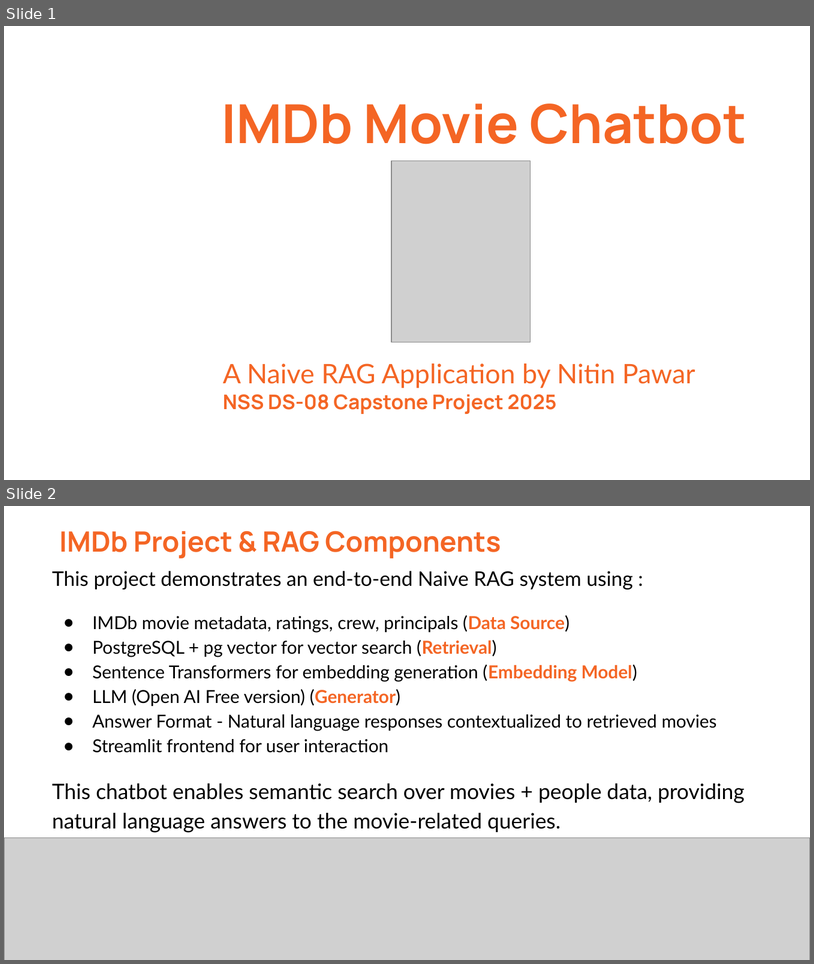
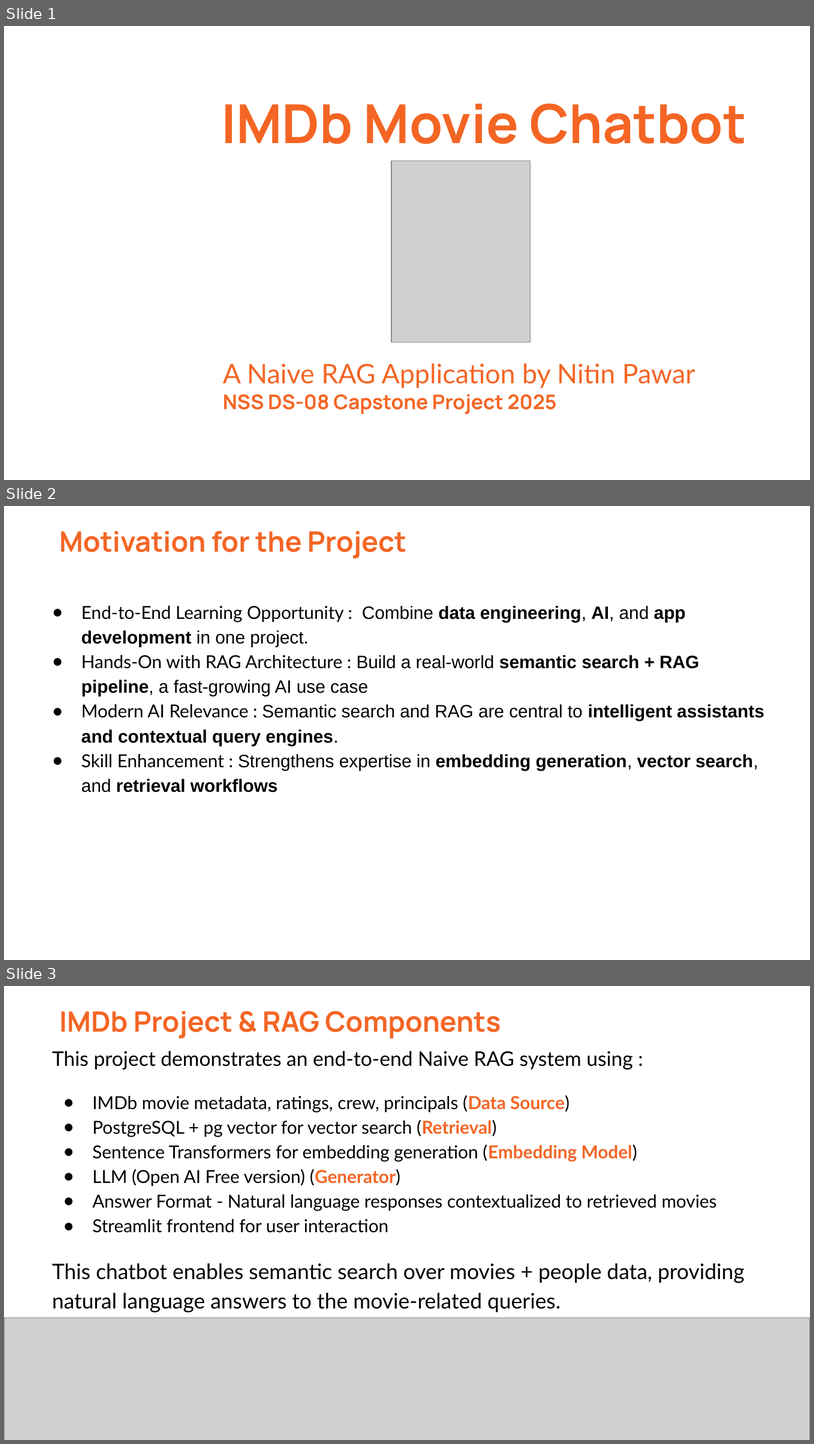
Before and after one commit to ndpawar1981/IMDb-Movie-chat-bot, a slide deck: DS-08-capstone-Nitin-Pawar.pptx. Shown one above the other, each under a label of ours: slides 1 and 2 before the commit, slides 1, 2 and 3 after it. The pictures are 814x964 and 814x1444 pixels, drawn with LibreOffice and Linux fonts; fonts in the diff are those of the drawing; grey boxes stand for pictures. Boxes give left, top, right and bottom in pixels: in the first picture for what was removed or moved away, otherwise in the second. Text is boxed around its words. In the diff, an @@ line names an element or a change of style, - is before the commit and + after.

```diff
--- a/DS-08-capstone-Nitin-Pawar.pptx
+++ b/DS-08-capstone-Nitin-Pawar.pptx
@@ slide 2 added at bbox=[4, 506, 810, 960], background #FFFFFF @@
@@ title added at bbox=[59, 531, 407, 559], 25 pt, text #F46524, bold @@
+Motivation for the Project
@@ title added at bbox=[81, 606, 765, 792], 16 pt, text #000000 @@
+● End-to-End Learning Opportunity : Combine data engineering, AI, and app development in one project.
+● Hands-On with RAG Architecture : Build a real-world semantic search + RAG pipeline, a fast-growing AI use case
+● Modern AI Relevance : Semantic search and RAG are central to intelligent assistants and contextual query engines.
+● Skill Enhancement : Strengthens expertise in embedding generation, vector search, and retrieval workflows
@@ what was slide 2 is now slide 3 @@
```
Also in this commit, not shown: 5 slides changed, 2 other slides added, 1 slide removed, 7 other files.
